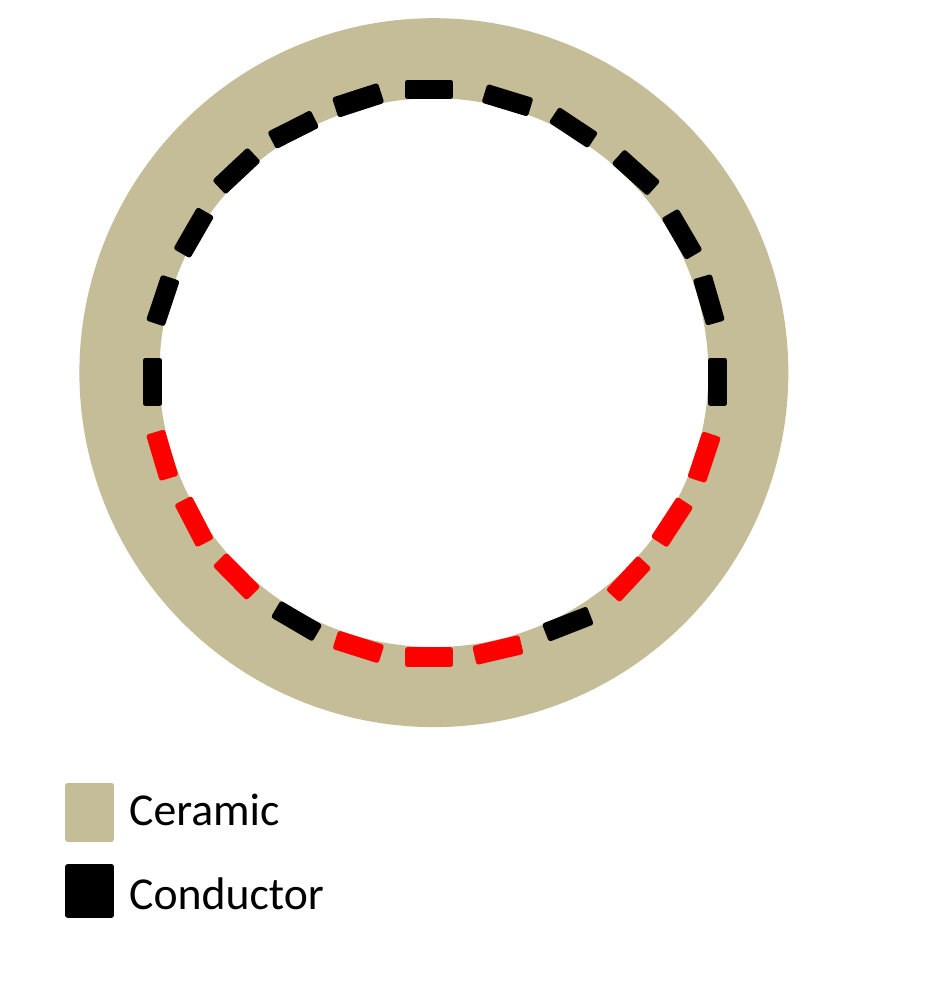
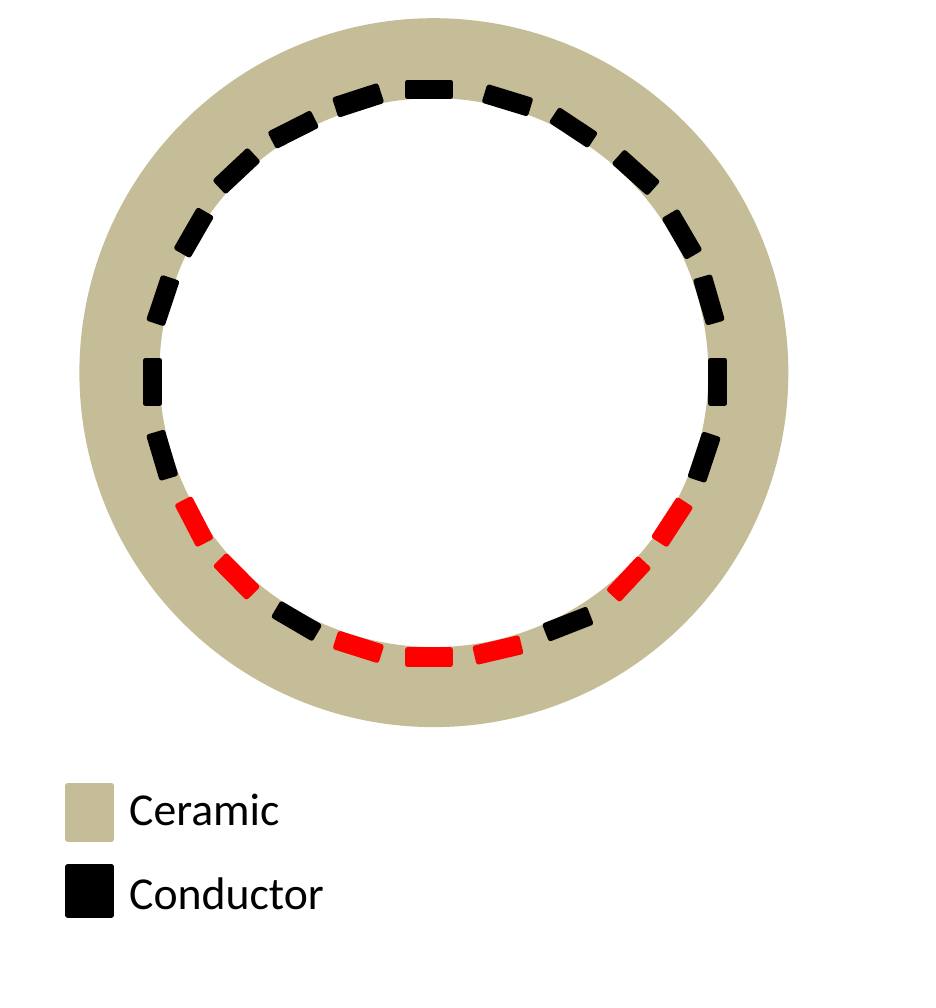
Before and after one commit to Tontonis/Thesis_the_second, a slide deck: slide 1 of LHC_MKI/figures/17-cond-alt.pptx. Drawn at 936x1008 pixels with LibreOffice and Linux fonts; fonts in the diff are those of the drawing. Boxes give left, top, right and bottom in pixels: in the first picture for what was removed or moved away, otherwise in the second. Text is boxed around its words. In the diff, an @@ line names an element or a change of style, - is before the commit and + after.

```diff
--- a/LHC_MKI/figures/17-cond-alt.pptx
+++ b/LHC_MKI/figures/17-cond-alt.pptx
@@ rectangle at [149,432,176,478]: fill #FF0000 to #000000; outline #FF0000 2 pt to #000000 2 pt @@
@@ rectangle at [690,434,718,480]: fill #FF0000 to #000000; outline #FF0000 2 pt to #000000 2 pt @@
```
Also in this commit, not shown: 24 other files.
